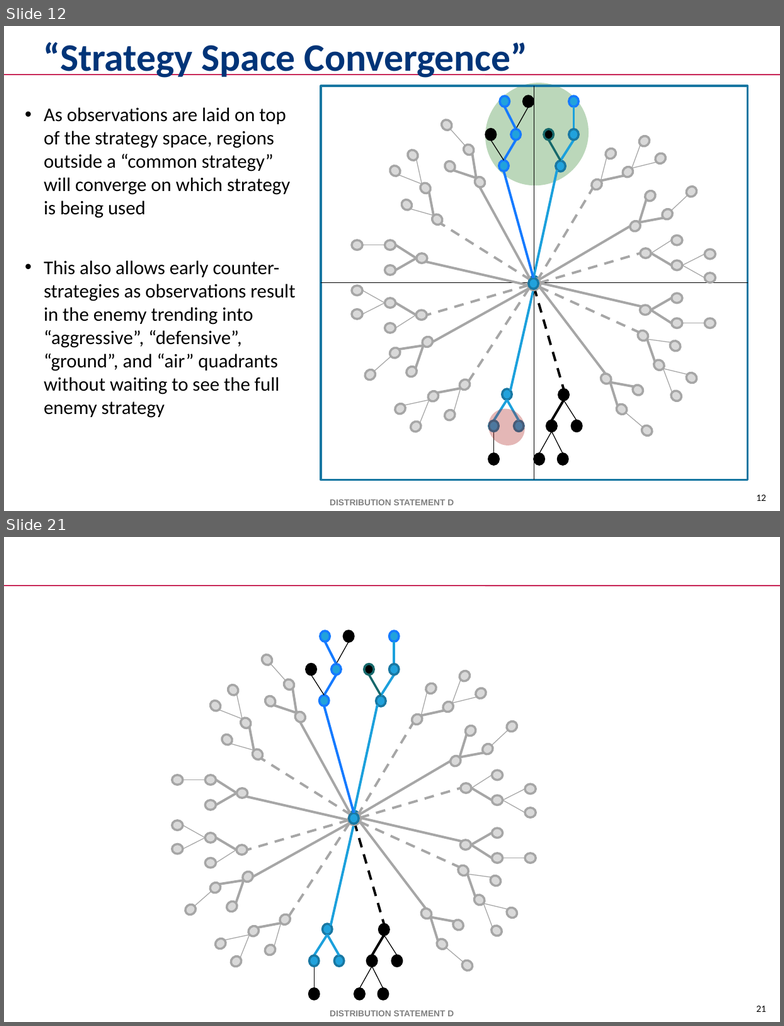
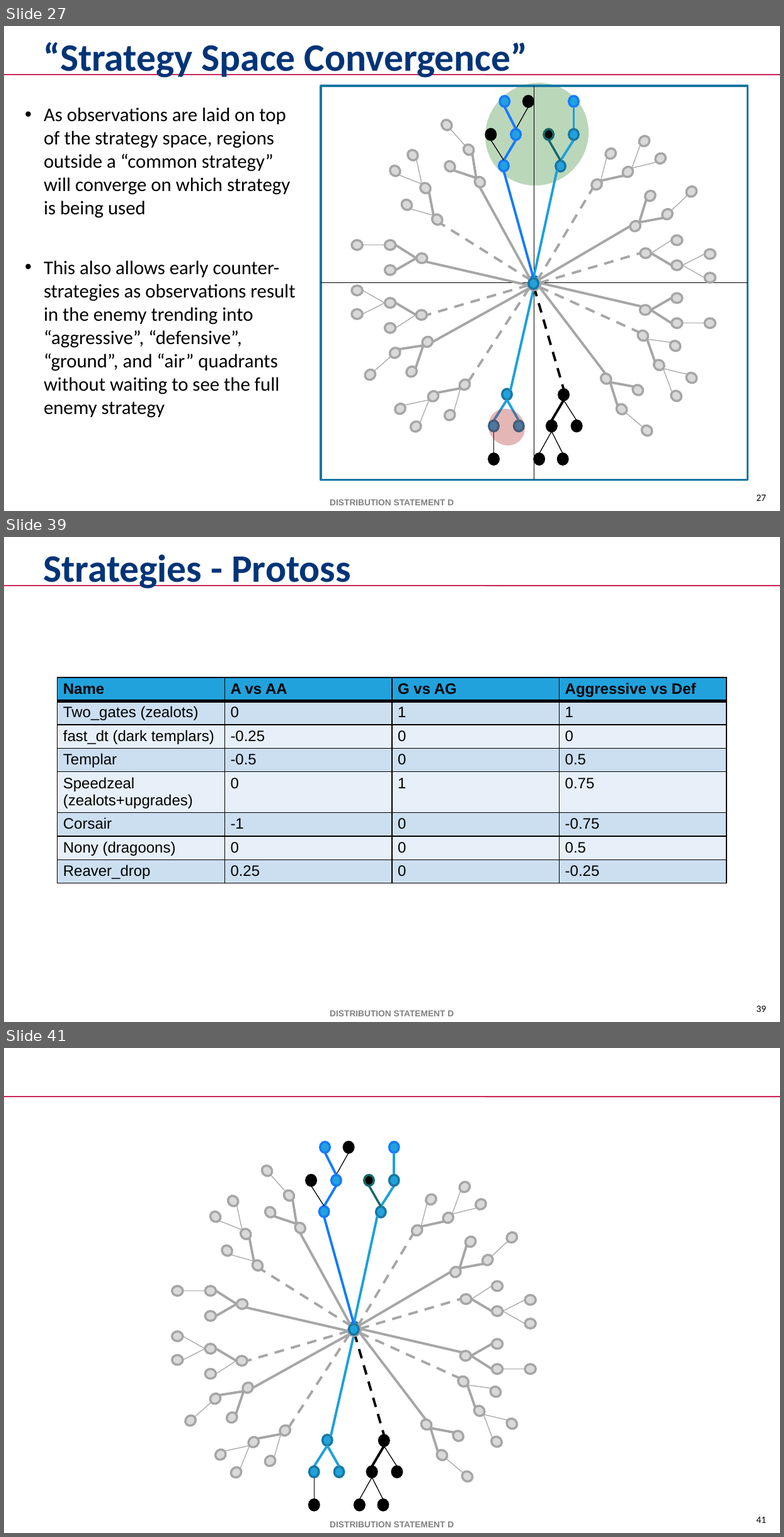
Before and after one commit to mikewkozak/IRE, a slide deck: Documentation/mkozak - Intent Recognition Engine.pptx. Shown one above the other, each under a label of ours: slides 12 and 21 before the commit, slides 27, 39 and 41 after it; the slides between them are not shown. The pictures are 784x1026 and 784x1537 pixels, drawn with LibreOffice and Linux fonts; fonts in the diff are those of the drawing; background and template pictures are left out. Boxes give left, top, right and bottom in pixels: in the first picture for what was removed or moved away, otherwise in the second. Text is boxed around its words. In the diff, an @@ line names an element or a change of style, - is before the commit and + after.

```diff
--- a/Documentation/mkozak - Intent Recognition Engine.pptx
+++ b/Documentation/mkozak - Intent Recognition Engine.pptx
@@ slide 39 added at bbox=[4, 537, 780, 1022], background #FFFFFF; not listed: 3 template elements that a slide beside it also shows @@
@@ title added at bbox=[43, 554, 351, 589], 36 pt, text #003478, bold @@
+Strategies - Protoss
@@ table added at bbox=[58, 677, 728, 887], 8 rows, 4 columns @@
+Name | A vs AA | G vs AG | Aggressive vs Def
+Two_gates (zealots) | 0 | 1 | 1
+fast_dt (dark templars) | -0.25 | 0 | 0
+Templar | -0.5 | 0 | 0.5
+Speedzeal (zealots+upgrades) | 0 | 1 | 0.75
+Corsair | -1 | 0 | -0.75
+Nony (dragoons) | 0 | 0 | 0.5
+Reaver_drop | 0.25 | 0 | -0.25
@@ what was slide 12 is now slide 27 @@
@@ page number at bbox=[756, 495, 766, 501]: text changed @@
-12
+27
@@ what was slide 21 is now slide 41 @@
@@ page number at bbox=[756, 1517, 766, 1523]: text changed @@
-21
+41
```
Also in this commit, not shown: 10 slides changed, 20 other slides added, 1 slide removed, 5 other files.
